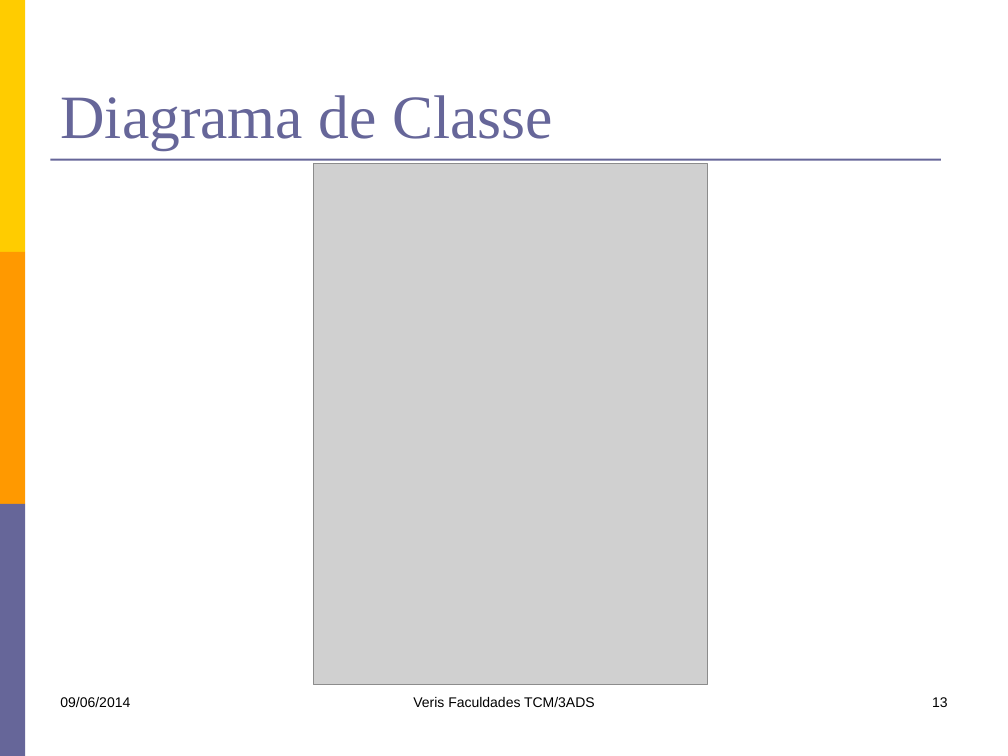
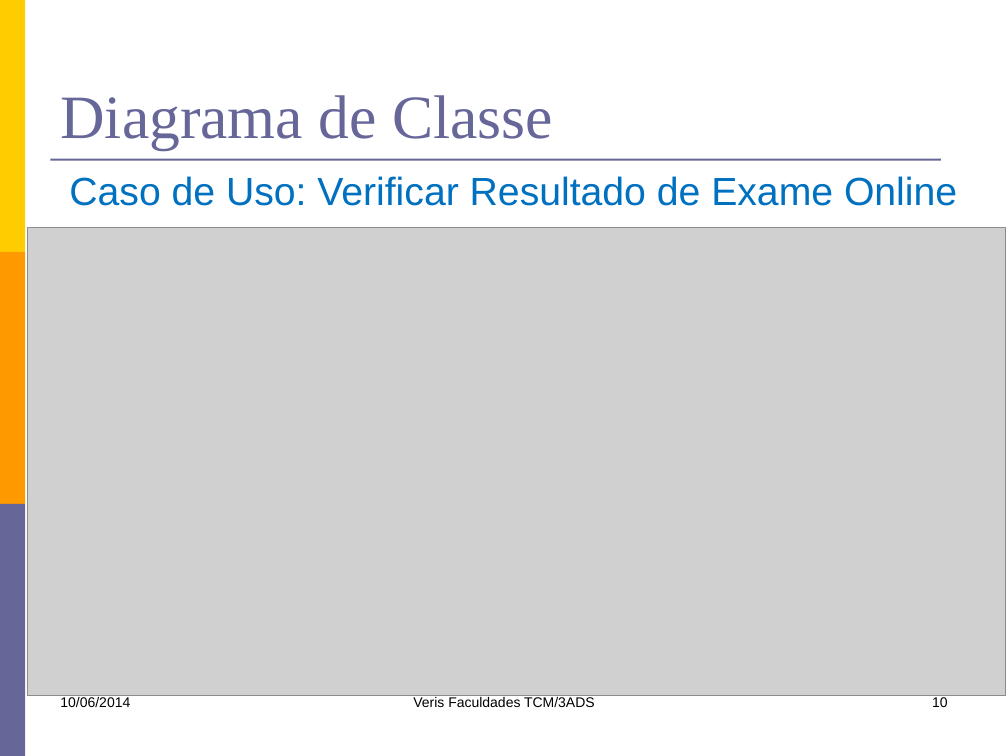
Before and after one commit to kokmz/TCCHUE, a slide deck: slide 10 of documentacao/G4_Apresentacao1sem2014.pptx (slide 13 before the commit). Drawn at 1008x756 pixels with LibreOffice and Linux fonts; fonts in the diff are those of the drawing; grey boxes stand for pictures. Boxes give left, top, right and bottom in pixels: in the first picture for what was removed or moved away, otherwise in the second. Text is boxed around its words. In the diff, an @@ line names an element or a change of style, - is before the commit and + after.

```diff
--- a/documentacao/G4_Apresentacao1sem2014.pptx
+++ b/documentacao/G4_Apresentacao1sem2014.pptx
@@ text added at (69, 176, 957, 206), 28 pt, text #0070C0 @@
+Caso de Uso: Verificar Resultado de Exame Online
@@ picture removed at (313, 163, 708, 684) @@
@@ picture added at (28, 227, 1006, 696) @@
@@ text at (60, 697, 130, 707): text changed @@
-09/06/2014
+10/06/2014
@@ page number at (932, 697, 948, 707): text changed @@
-13
+10
```
Also in this commit, not shown: 16 other slides changed, 16 slides removed.
